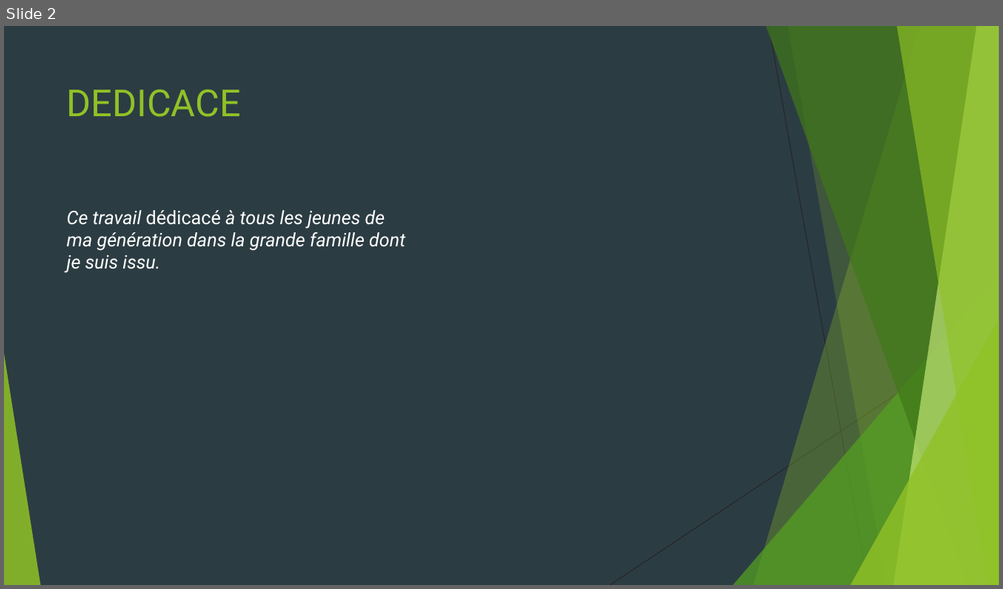
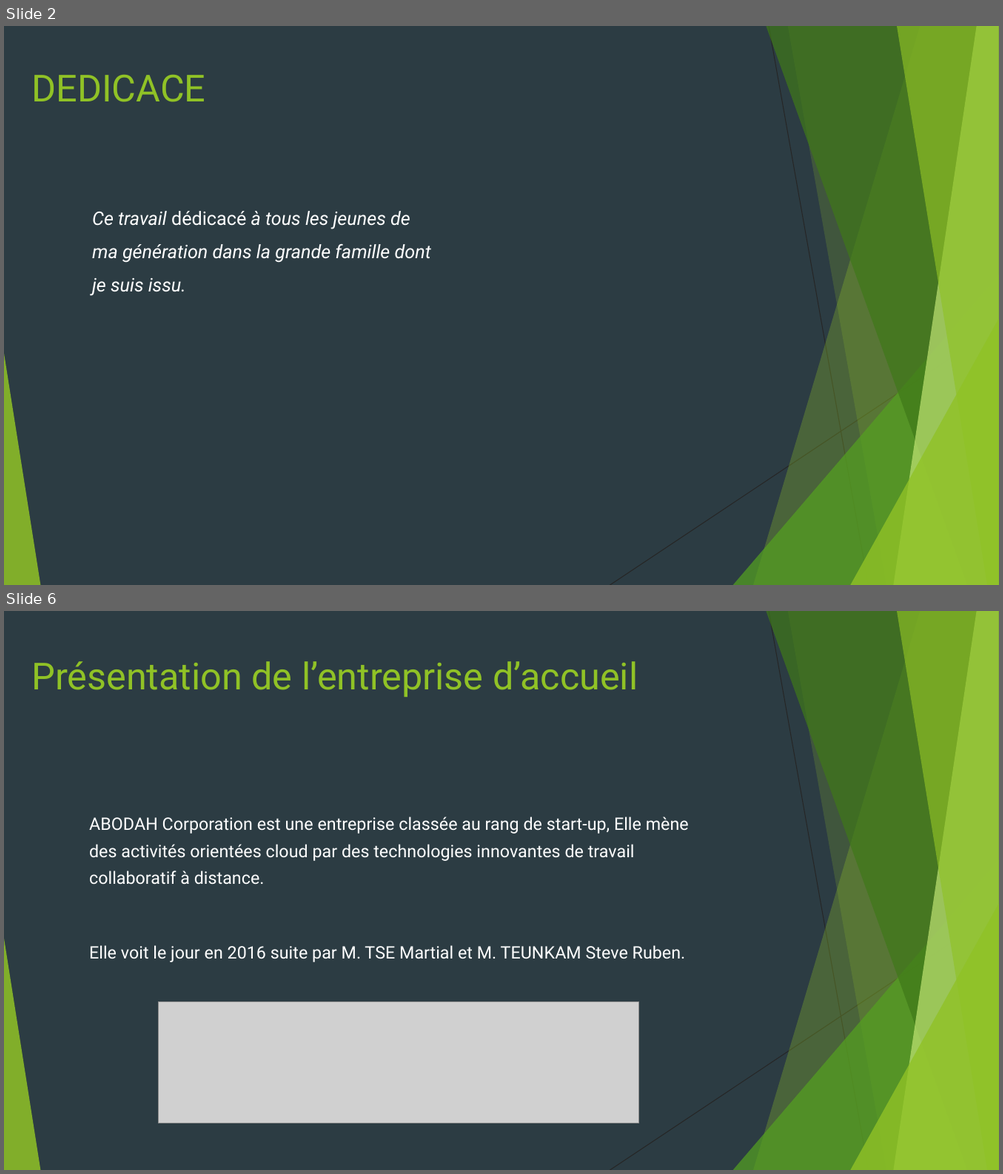
Before and after one commit to HeroNational/crowdfunding-App, a slide deck: rapport de stage/RApport de stage Slides.pptx. Shown one above the other, each under a label of ours: slide 2 before the commit, slides 2 and 6 after it; the slides between them are not shown. The pictures are 1003x589 and 1003x1174 pixels, drawn with LibreOffice and Linux fonts; fonts in the diff are those of the drawing; grey boxes stand for pictures. Boxes give left, top, right and bottom in pixels: in the first picture for what was removed or moved away, otherwise in the second. Text is boxed around its words. In the diff, an @@ line names an element or a change of style, - is before the commit and + after.

```diff
--- a/rapport de stage/RApport de stage Slides.pptx
+++ b/rapport de stage/RApport de stage Slides.pptx
@@ slide 6 added at <box>4,611,999,1170</box>, background #2C3C43; not listed: 10 template elements that a slide beside it also shows @@
@@ text added at <box>31,661,637,697</box>, 36 pt, text #90C226 @@
+Présentation de l’entreprise d’accueil
@@ text added at <box>89,817,688,963</box>, 16.6 pt, text #FFFFFF @@
+ABODAH Corporation est une entreprise classée au rang de start-up, Elle mène des activités orientées cloud par des technologies innovantes de travail collaboratif à distance.
+Elle voit le jour en 2016 suite par M. TSE Martial et M. TEUNKAM Steve Ruben.
@@ picture added at <box>159,1002,639,1124</box> @@
@@ slide 2 changed as well @@
@@ title "DEDICACE": place and size @@
-title "DEDICACE" at <box>67,90,241,117</box>
+title "DEDICACE" at <box>31,75,205,102</box>
@@ text "Ce travail dédicacé à tous ...": place and size @@
-text "Ce travail dédicacé à tous ..." at <box>67,210,405,272</box>
+text "Ce travail dédicacé à tous ..." at <box>92,211,431,295</box>
@@ text "Ce travail dédicacé à tous ..." at <box>92,211,431,295</box>: line spacing 1 to 1.5 @@
```
Also in this commit, not shown: 1 other slide changed, 10 other slides added, 4 other files.
